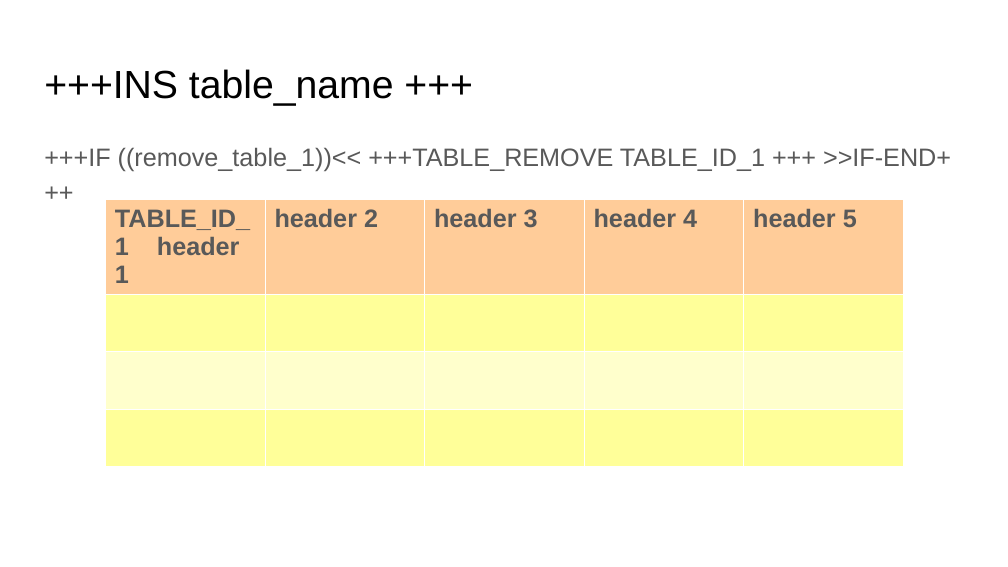
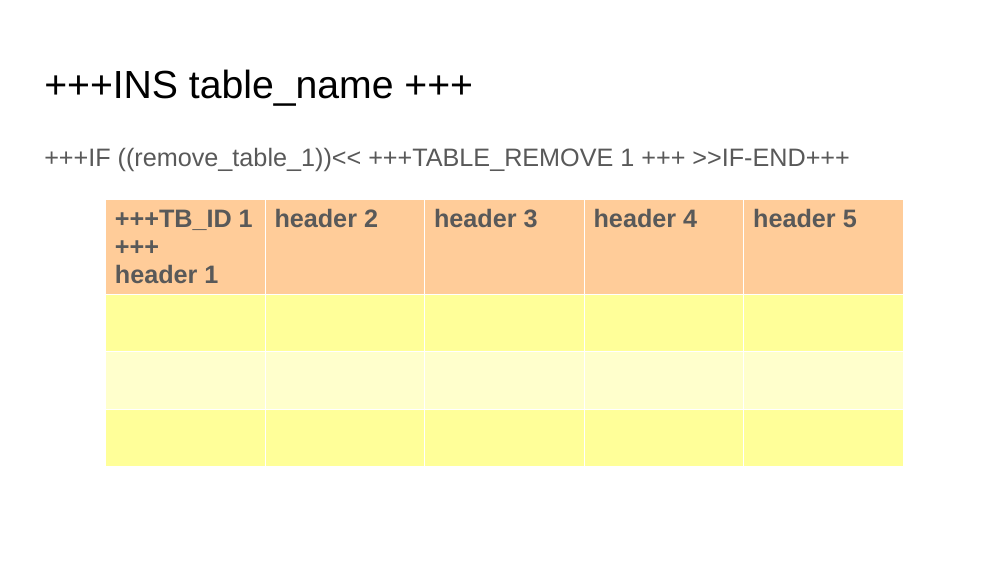
Before and after one commit to GayashanSameera/PythonPPTXGen, a slide deck: slide 4 of input_2.pptx. Drawn at 1008x567 pixels with LibreOffice and Linux fonts; fonts in the diff are those of the drawing. Boxes give left, top, right and bottom in pixels: in the first picture for what was removed or moved away, otherwise in the second. Text is boxed around its words. In the diff, an @@ line names an element or a change of style, - is before the commit and + after.

Commit message:
update table styles

```diff
--- a/input_2.pptx
+++ b/input_2.pptx
@@ text at box(44, 147, 849, 171): text changed @@
-+++IF ((remove_table_1))<< +++TABLE_REMOVE TABLE_ID_1 +++ >>IF-END+++
++++IF ((remove_table_1))<< +++TABLE_REMOVE 1 +++ >>IF-END+++
@@ table at box(105, 200, 901, 428) @@
-row 1, column 1: TABLE_ID_1 header 1
+row 1, column 1: +++TB_ID 1 +++ header 1
```
Also in this commit, not shown: 6 other slides changed, 7 other files.
